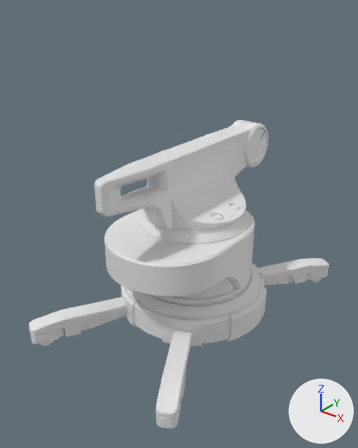
A saved change to the Blender file model.blend.
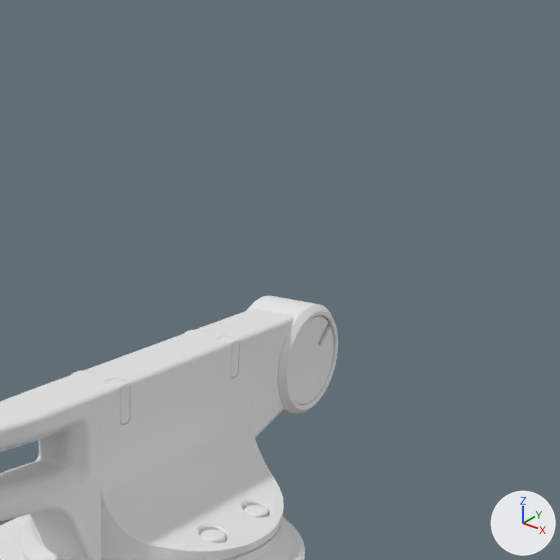
Each version is shown whole from a 50 mm camera at (24.9, -33.4, 27.9) aimed at (-2.1, 0.3, 7.0), then close up on the part from 37% to 100% of the width and 0% to 51% of the height. Lighting does not change. The marker at lower right points along +X, +Y and +Z.
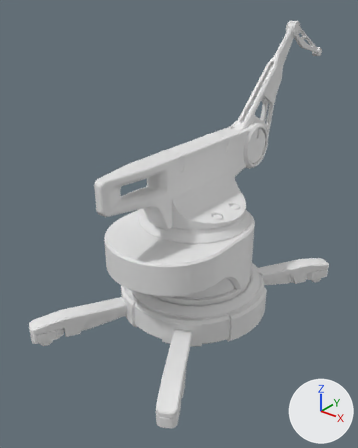
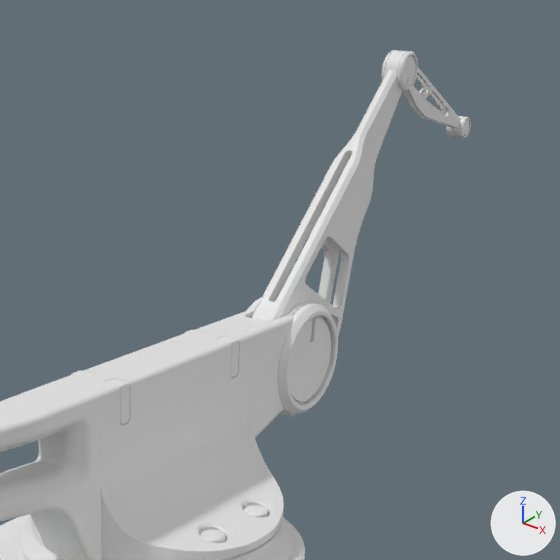
The change, as a diff of the scene's bpy script:
```diff
--- a/model.blend.py
+++ b/model.blend.py
@@ ob_cylinder_012 @@
 ob_cylinder_012 = bpy.data.objects.new('Cylinder.012', me_cylinder_012)
+ob_cylinder_012.parent = ob_cube_016
+ob_cylinder_012.matrix_parent_inverse = Matrix(((1.0, 0.0, 0.0, 0.0), (0.0, 1.0, 0.0, -8.474), (0.0, 0.0, 1.0, -13.49), (0.0, 0.0, 0.0, 1.0)))
 ob_cylinder_012.location = (0.0, 8.474, 13.49)
 ob_cylinder_012.rotation_euler = (0.0, 1.571, 0.0)  # degrees (0, 90, 0)
+ob_cylinder_012.scale = (0.95, 0.95, 0.95)
 _m = ob_cylinder_012.modifiers.new('BTool_Cube.014', 'BOOLEAN')
@@ ob_cube_016 @@
+ob_cube_016 = bpy.data.objects.new('Cube.016', me_cube_016)  # 962 vertices, 748 faces; spans x -0.59..0.59, y -1.67..12.36, z -2.58..2.58; modifiers BEVEL, WEIGHTED_NORMAL
+ob_cube_016.parent = ob_cylinder_011
+ob_cube_016.location = (0.0, 8.474, 13.49)
+ob_cube_016.rotation_euler = (0.759, 0.0, 0.0)  # degrees (43, 0, 0)
@@ ob_cylinder_016 @@
+ob_cylinder_016 = bpy.data.objects.new('Cylinder.016', me_cylinder_016)  # 172 vertices, 90 faces; spans x -1.79..1.79, y -1.79..1.79, z -1.27..1.27; modifiers BEVEL, WEIGHTED_NORMAL
+ob_cylinder_016.parent = ob_cylinder_015
+ob_cylinder_016.location = (0.0, 28.28, 15.93)
+ob_cylinder_016.rotation_euler = (-1.571, -0.412, -1.571)  # degrees (-90, -24, -90)
+ob_cylinder_016.scale = (0.201, 0.201, 0.277)
@@ ob_cylinder_015 @@
+ob_cylinder_015 = bpy.data.objects.new('Cylinder.015', me_cylinder_013)  # 720 vertices, 682 faces; spans x -2.21..2.21, y -2.21..2.21, z -1.36..1.36; modifiers BEVEL, WEIGHTED_NORMAL
+ob_cylinder_015.parent = ob_cube_020
+ob_cylinder_015.location = (0.0, 22.82, 20.94)
+ob_cylinder_015.rotation_euler = (-1.571, -0.885, -1.571)  # degrees (-90, -51, -90)
+ob_cylinder_015.scale = (0.212, 0.212, 0.291)
@@ ob_cube_020 @@
+ob_cube_020 = bpy.data.objects.new('Cube.020', me_cube_021)  # 804 vertices, 620 faces; spans x -0.19..0.19, y -6.81..-0.05, z -0.66..0.65; modifiers BEVEL, WEIGHTED_NORMAL
+ob_cube_020.parent = ob_cylinder_013
+ob_cube_020.location = (0.0, 21.27, 15.49)
+ob_cube_020.rotation_euler = (7.515, 0.0, 3.142)  # degrees (71, 0, 180)
@@ ob_cylinder_013 @@
+ob_cylinder_013 = bpy.data.objects.new('Cylinder.013', me_cylinder_013.copy())  # modifiers BEVEL, WEIGHTED_NORMAL
+ob_cylinder_013.parent = ob_cube_016
+ob_cylinder_013.location = (0.0, 21.27, 15.49)
+ob_cylinder_013.rotation_euler = (-1.571, -0.412, -1.571)  # degrees (-90, -24, -90)
+ob_cylinder_013.scale = (0.346, 0.346, 0.346)
@@ ob_cylinder_014 @@
+ob_cylinder_014 = bpy.data.objects.new('Cylinder.014', me_cylinder_016.copy())  # modifiers BEVEL, WEIGHTED_NORMAL
+ob_cylinder_014.parent = ob_cube_020
+ob_cylinder_014.location = (0.0, 16.38, 23.75)
+ob_cylinder_014.rotation_euler = (-1.571, -0.885, -1.571)  # degrees (-90, -51, -90)
+ob_cylinder_014.scale = (0.329, 0.329, 0.329)
```

Location of each change, [x1, y1, x2, y2] in pixels of the close-ups (560 x 560 px):
'Cube.016', added
    after: [251, 70, 402, 417]
'Cylinder.012', moved, rescaled (7% narrower)
    before: [289, 316, 334, 404]
    after: [289, 317, 331, 402]
'Cube.020', added
    after: [402, 67, 461, 128]
'Cylinder.013', added
    after: [382, 50, 418, 91]
'Cylinder.014', added
    after: [403, 56, 416, 86]
'Cylinder.015', added
    after: [447, 116, 471, 138]
